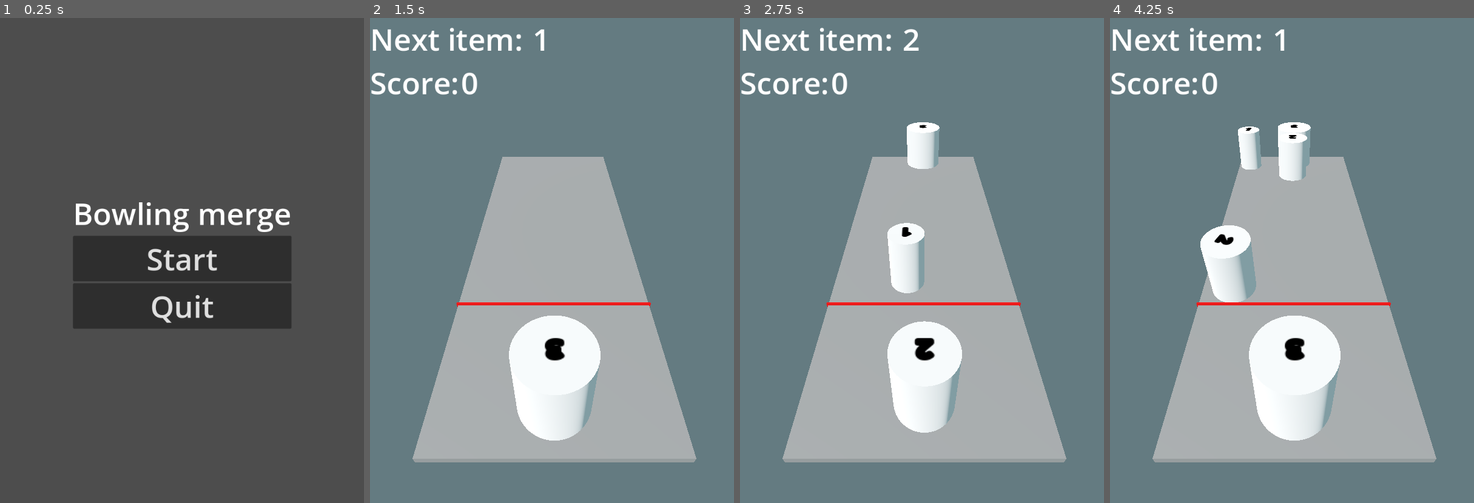
Above: before the commit, frames 1-4 (left to right).
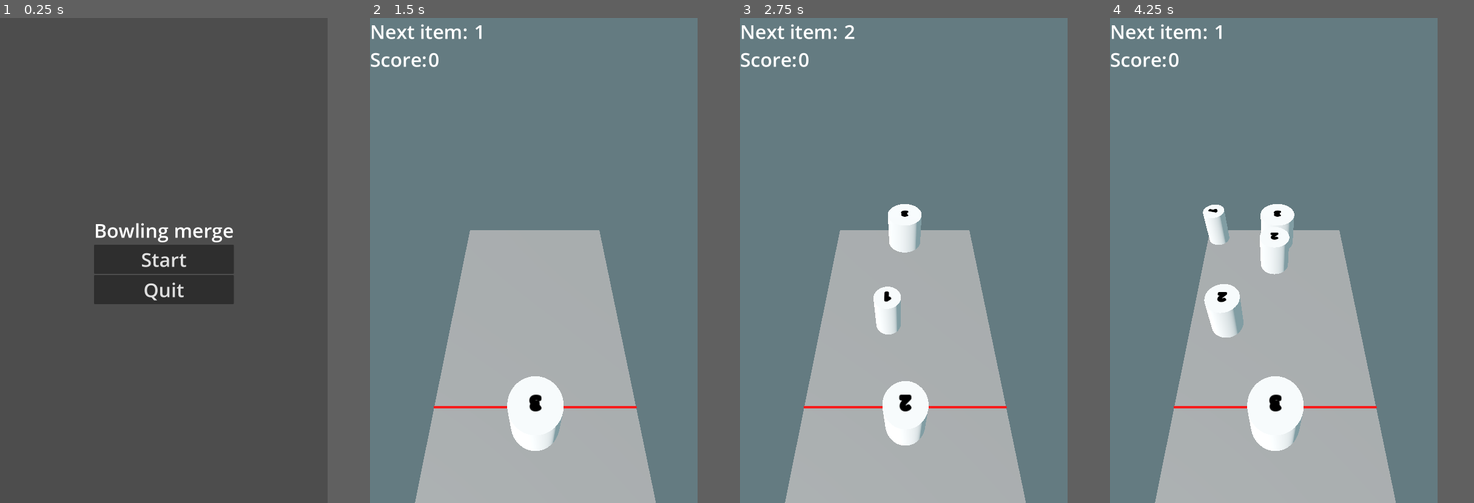
Above: after the commit, the same moments.

Repository: s3rius/bowling-merge
Game: Godot game, scene res://scenes/menus/MainMenu.tscn
Same seed, same stepped clock (60 frames per second), same inputs: the game is played once before the commit and once after it.
Inputs (mouse positions are in pixels of both pictures, inside the frame that each line leads up to):
- Up to frame 1 (0.25 s): no input
- Up to frame 2 (1.5 s): click "Start" at 0.5 s; tap Enter at 1.25 s; move the mouse to (632, 236) at 1.27 s; click (632, 236) at 1.42 s
- Up to frame 3 (2.75 s): drag from (849, 284) to (903, 357) at 2.02 s
- Up to frame 4 (4.25 s): move the mouse to (1328, 153) at 2.77 s; click (1328, 153) at 2.92 s; drag from (1273, 357) to (1182, 187) at 3.52 s
In our replay, the window is 600x800 before the commit and 540x800 after it. These sizes can differ from the game's own. Grey fills any space a smaller window leaves; there, only what the larger window draws over its background counts as a difference.

The runs differ from the first frame. In frame 1, 8.9% of the frame differs, in the area x 20-80%, y 38-64%; in frame 2, 23%; in frame 3, 24%; in frame 4, 27%, in the area x 0-90%, y 1-100%.

Commit message:
Some gameplay fixes.

Diff:
--- a/project.godot
+++ b/project.godot
@@ -18,8 +18,8 @@
 
 [display]
 
-window/size/viewport_width=768
-window/size/viewport_height=1024
+window/size/viewport_width=1080
+window/size/viewport_height=2400
 window/handheld/orientation=1
 
 [input_devices]
--- a/scenes/game.tscn
+++ b/scenes/game.tscn
@@ -19,10 +19,10 @@
 bounce = 0.2
 
 [sub_resource type="BoxMesh" id="BoxMesh_8cj0n"]
-size = Vector3(1.5, 0.05, 4)
+size = Vector3(1.9, 0.05, 3.2)
 
 [sub_resource type="BoxShape3D" id="BoxShape3D_uwrxv"]
-size = Vector3(1.5, 0.05, 4)
+size = Vector3(1.5, 0.05, 3.2164001)
 
 [sub_resource type="PhysicsMaterial" id="PhysicsMaterial_yqjtg"]
 
@@ -41,20 +41,20 @@
 
 [sub_resource type="BoxMesh" id="BoxMesh_lbhrr"]
 material = SubResource("StandardMaterial3D_lbhrr")
-size = Vector3(1.52, 0.085, 0.015)
+size = Vector3(1.9, 0.085, 0.015)
 
 [sub_resource type="BoxShape3D" id="BoxShape3D_iywne"]
 size = Vector3(0, 0, 0)
 
 [sub_resource type="BoxShape3D" id="BoxShape3D_lbhrr"]
-size = Vector3(1.5, 1, 0.8)
+size = Vector3(1.904541, 1, 0.8)
 
 [node name="GameScene" type="Node3D"]
 script = ExtResource("1_uwrxv")
 pawn_scene = ExtResource("2_yqjtg")
 
 [node name="MainCamera" type="Camera3D" parent="."]
-transform = Transform3D(-1, -4.37114e-08, 7.5710346e-08, 1.5880527e-08, 0.7607912, 0.64899683, -8.596832e-08, 0.64899683, -0.7607912, 0.013, 1.9062746, -1.0387514)
+transform = Transform3D(-1, -4.3711385e-08, 7.5710346e-08, 2.642675e-08, 0.6743668, 0.7383966, -8.333288e-08, 0.7383966, -0.6743668, 0.013, 3.154984, -0.66493535)
 environment = SubResource("Environment_lbhrr")
 current = true
 
@@ -70,13 +70,15 @@
 physics_material_override = SubResource("PhysicsMaterial_uwrxv")
 
 [node name="MeshInstance3D" type="MeshInstance3D" parent="Board/Plane"]
+transform = Transform3D(1, 0, 0, 0, 1, 0, 0, 0, 1, 0, 0, -0.3514185)
 mesh = SubResource("BoxMesh_8cj0n")
 
 [node name="CollisionShape3D" type="CollisionShape3D" parent="Board/Plane"]
+transform = Transform3D(1, 0, 0, 0, 1, 0, 0, 0, 1, 0, 0, -0.3625641)
 shape = SubResource("BoxShape3D_uwrxv")
 
 [node name="RightStopper" type="StaticBody3D" parent="Board"]
-transform = Transform3D(-4.371139e-08, 0, 1, 0, 1, 0, -1, 0, -4.371139e-08, -1.05, 0.2, -0.856)
+transform = Transform3D(-4.371139e-08, 0, 1, 0, 1, 0, -1, 0, -4.371139e-08, -1.2683953, 0.2, -0.85599995)
 collision_mask = 2
 physics_material_override = SubResource("PhysicsMaterial_yqjtg")
 
@@ -84,7 +86,7 @@
 shape = SubResource("BoxShape3D_lnu2h")
 
 [node name="LeftStopper" type="StaticBody3D" parent="Board"]
-transform = Transform3D(-4.371139e-08, 0, 1, 0, 1, 0, -1, 0, -4.371139e-08, 1.05, 0.2, -0.856)
+transform = Transform3D(-4.371139e-08, 0, 1, 0, 1, 0, -1, 0, -4.371139e-08, 1.2750897, 0.2, -0.85599995)
 collision_mask = 2
 physics_material_override = SubResource("PhysicsMaterial_lnu2h")
 
@@ -92,7 +94,7 @@
 shape = SubResource("BoxShape3D_lnu2h")
 
 [node name="ForwardStopper" type="StaticBody3D" parent="Board"]
-transform = Transform3D(1, 0, 0, 0, 1, 0, 0, 0, 1, 0, 0.2, 1.105)
+transform = Transform3D(1, 0, 0, 0, 1, 0, 0, 0, 1, 0, 0.2, 0.34455156)
 collision_mask = 2
 physics_material_override = SubResource("PhysicsMaterial_lbhrr")
 
@@ -101,9 +103,10 @@
 shape = SubResource("BoxShape3D_yqjtg")
 
 [node name="SpawnPoint" type="Node3D" parent="."]
-transform = Transform3D(1, 0, 0, 0, 1, 0, 0, 0, 1, 0, 0.081845075, -0.16033739)
+transform = Transform3D(1, 0, 0, 0, 1, 0, 0, 0, 1, 0, 0.081845075, 0.17011231)
 
 [node name="Limit" type="Node3D" parent="."]
+transform = Transform3D(1, 0, 0, 0, 1, 0, 0, 0, 1, 0, 0, -0.31096804)
 script = ExtResource("3_lnu2h")
 
 [node name="StaticBody3D" type="StaticBody3D" parent="Limit"]
@@ -123,7 +126,7 @@
 monitorable = false
 
 [node name="CollisionShape3D" type="CollisionShape3D" parent="Limit/Area3D"]
-transform = Transform3D(1, 0, 0, 0, 1, 0, 0, 0, 1, 0, 0, 0.22827148)
+transform = Transform3D(1, 0, 0, 0, 1, 0, 0, 0, 1, -0.00061035156, 0, 0.22827148)
 shape = SubResource("BoxShape3D_lbhrr")
 
 [node name="LimitTimer" type="Timer" parent="Limit"]
--- a/scenes/pawn.tscn
+++ b/scenes/pawn.tscn
@@ -7,7 +7,7 @@
 [sub_resource type="CylinderShape3D" id="CylinderShape3D_ccfo0"]
 margin = 0.5
 height = 0.5
-radius = 0.1
+radius = 0.108
 
 [sub_resource type="StandardMaterial3D" id="StandardMaterial3D_bab8k"]
 
@@ -42,6 +42,4 @@
 
 [node name="BlinkTimer" type="Timer" parent="."]
 
-[connection signal="body_entered" from="." to="." method="_on_body_entered"]
-[connection signal="body_exited" from="." to="." method="_on_body_exited"]
 [connection signal="timeout" from="BlinkTimer" to="." method="_on_blink_timer_timeout"]
--- a/scripts/main.gd
+++ b/scripts/main.gd
@@ -47,7 +47,6 @@
 
 func _ready() -> void:
 	$Limit.connect("limit_hit", game_over)
-	get_tree().get_root().connect("go_back_request", go_to_main_menu)
 	items_box.shuffle()
 	$HUD.set_score(0)
 
@@ -102,3 +101,7 @@
 			if not event.pressed:
 				self.touch_was_active = true
 				self.touch_active = false
+
+func _notification(what: int) -> void:
+	if what == NOTIFICATION_WM_GO_BACK_REQUEST:
+		go_to_main_menu()
--- a/scripts/pawn.gd
+++ b/scripts/pawn.gd
@@ -12,6 +12,7 @@
 func _ready() -> void:
 	self.contact_monitor = false
 	self.max_contacts_reported = 10
+	self.connect("body_entered", _on_body_entered)
 
 func disable_pawn_collisions():
 	# Pawn layer
